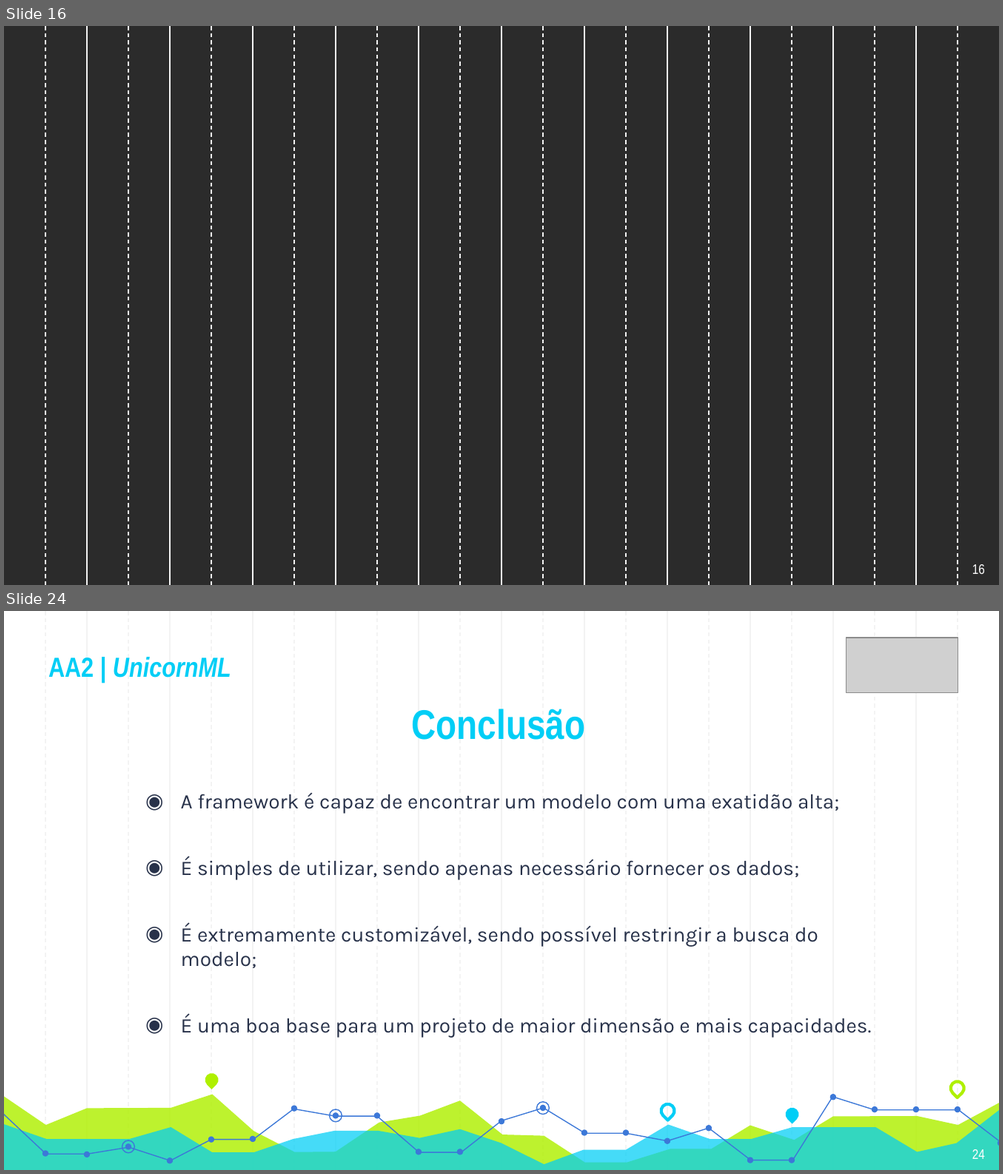
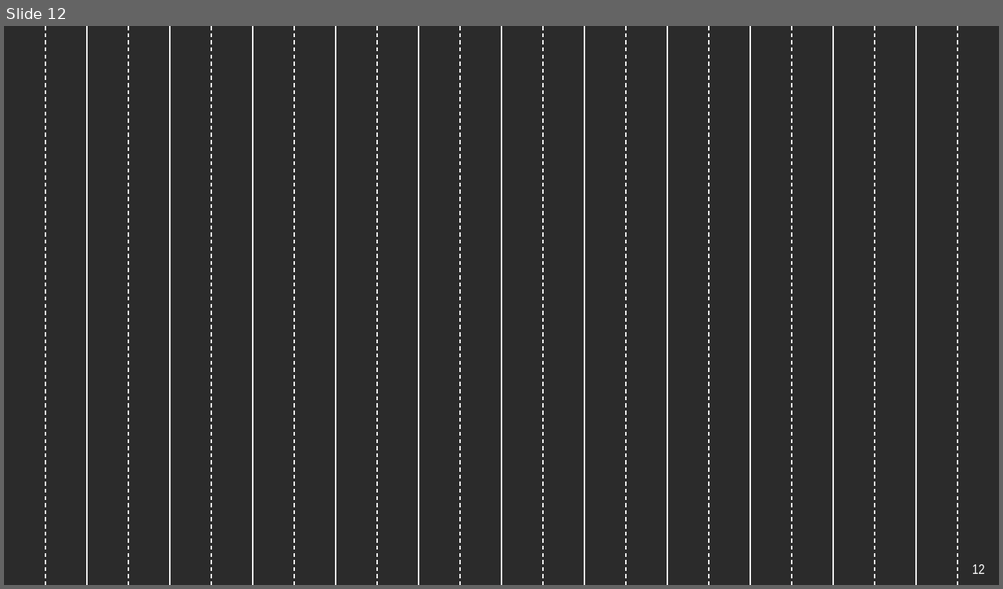
Before and after one commit to Nelson198/AA2, a slide deck: Presentation/Presentation.pptx. Shown one above the other, each under a label of ours: slides 16 and 24 before the commit, slide 12 after it; the slides between them are not shown. The pictures are 1003x1174 and 1003x589 pixels, drawn with LibreOffice and Linux fonts; fonts in the diff are those of the drawing; grey boxes stand for pictures; background and template pictures are left out; a plain dark background stands for a picture behind light text. Boxes give left, top, right and bottom in pixels: in the first picture for what was removed or moved away, otherwise in the second. Text is boxed around its words. In the diff, an @@ line names an element or a change of style, - is before the commit and + after.

```diff
--- a/Presentation/Presentation.pptx
+++ b/Presentation/Presentation.pptx
@@ slide 24 removed at (4,611,999,1170), background #FFFFFF; not listed: 23 template elements that a slide beside it also shows @@
@@ picture removed at (846,638,958,694) @@
@@ title removed at (48,657,231,678) @@
-AA2 | UnicornML
@@ title removed at (412,709,585,740) @@
-Conclusão
@@ text removed at (181,793,871,1037) @@
-◉ A framework é capaz de encontrar um modelo com uma exatidão alta;
-◉ É simples de utilizar, sendo apenas necessário fornecer os dados;
-◉ É extremamente customizável, sendo possível restringir a busca do modelo;
-◉ É uma boa base para um projeto de maior dimensão e mais capacidades.
@@ teardrop removed at (202,1071,221,1089) @@
@@ freeform shape removed at (4,1094,999,1170) @@
@@ freeform shape removed at (461,1096,833,1161) @@
@@ freeform shape removed at (834,1097,999,1142) @@
@@ teardrop removed at (948,1079,965,1097) @@
@@ freeform shape removed at (4,1109,999,1170) @@
@@ freeform shape removed at (4,1109,461,1161) @@
@@ ellipse removed at (329,1111,342,1123) @@
@@ ellipse removed at (536,1102,549,1115) @@
@@ teardrop removed at (657,1102,676,1120) @@
@@ teardrop removed at (782,1105,800,1124) @@
@@ ellipse removed at (122,1141,135,1154) @@
@@ group removed at (42,1094,999,1164): 24 ellipses @@
@@ page number removed at (972,1150,984,1159) @@
-24
@@ what was slide 16 is now slide 12 @@
@@ page number at (972,565,984,574): text changed @@
-16
+12
```
Also in this commit, not shown: 15 slides changed, 7 other slides removed, 2 other files.
